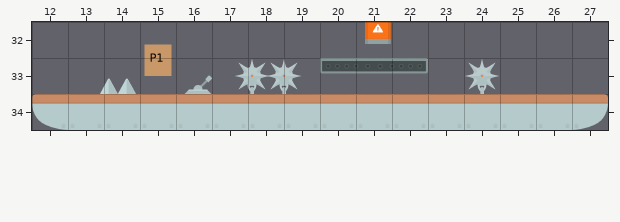
An edit to a level. Tiled map, assets/maps/testfac.tmx. The picture above is the old version.
Cells are 128x128 px. Shown: x 12..27, y 32..34.
Now the later version:
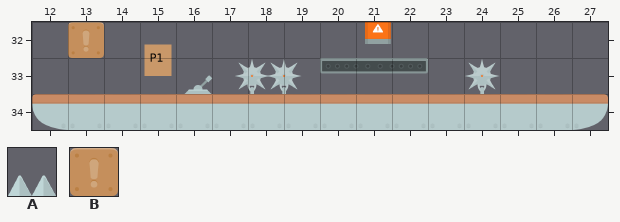
Key: from "industrial tiles": A 32 "spikes"; from "spritesheet_tiles": B 36 "fallingTile".
Objects are placed by their top-left corner, in cells (3,4 is the top-left corner of cell 3,4); size is 1x1 cell unless given.
From old to new:
Layer "Object Layer 1":
added: B "fallingTile" at 13,32
removed: A "spikes" at 13.9,33
Boxes around the changes in both pictures, in picture pixels (x1, y1, x2, y2):
changed: (68, 22, 136, 94)
